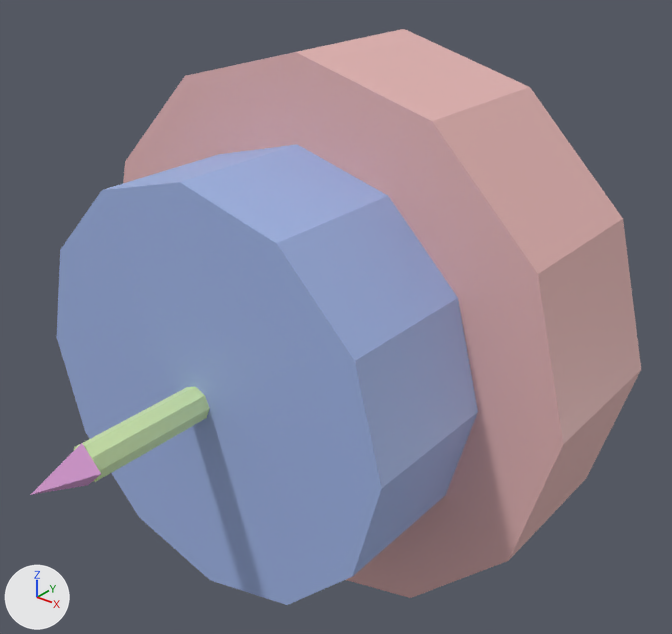
The glTF model public/studio/v2.15.0/d_cake/model.glb, before and after one commit.
The view is the same before and after, from a camera (50 mm lens) standing at (2.67, -3.86, 2.11) and looking at (0.25, -0.83, 0.24). The axes (+X, +Y, +Z) are drawn at lower left. The lights are the same throughout. The first picture is the older version. Where no turn or scale is listed for an object, it has been applied to the vertices.

Script lines for the objects in view, before the commit:
```python
me_geometry_0 = bpy.data.meshes.new('geometry_0')
me_geometry_0.from_pydata(...)  # a 12-sided cylinder along y spanning x -1.4..1.4, y -0.8..0.0, z -1.4..1.4
me_geometry_0.materials.append(mat_defaultmaterial)
me_geometry_1 = bpy.data.meshes.new('geometry_1')
me_geometry_1.from_pydata(...)  # a 12-sided cylinder along y spanning x -1.0..1.0, y -1.5..-0.8, z -1.0..1.0
me_geometry_1.materials.append(mat_defaultmaterial_001)
me_geometry_2 = bpy.data.meshes.new('geometry_2')
me_geometry_2.from_pydata(...)  # an 8-sided cylinder along y spanning x -0.08..0.08, y -2.1..-1.5, z -0.08..0.08
me_geometry_2.materials.append(mat_defaultmaterial_002)
me_geometry_3 = bpy.data.meshes.new('geometry_3')
me_geometry_3.from_pydata(...)  # 6 vertices, 8 faces; spans x -0.1..0.1, y -2.35..-2.1, z -0.1..0.1
me_geometry_3.materials.append(mat_defaultmaterial_003)
ob_part0 = bpy.data.objects.new('part0', me_geometry_0)
ob_part0.location = (0.0, 0.0, 0.0)
ob_part1 = bpy.data.objects.new('part1', me_geometry_1)
ob_part1.location = (0.0, 0.0, 0.0)
ob_part2 = bpy.data.objects.new('part2', me_geometry_2)
ob_part2.location = (0.0, 0.0, 0.0)
ob_part3 = bpy.data.objects.new('part3', me_geometry_3)
ob_part3.location = (0.0, 0.0, 0.0)
```
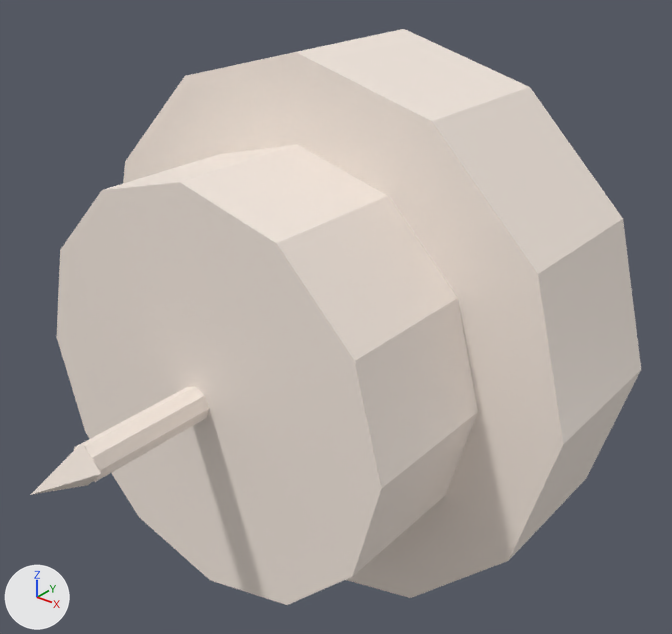
Where the change shows, as pixel boxes (x1, y1, x2, y2) in the pictures (672 x 634 px):
part 1 of me_geometry_0, recoloured (pink to white)
    both: (123, 29, 641, 598)
part 2 of me_geometry_1, recoloured (blue to white)
    both: (57, 145, 478, 605)
part 3 of me_geometry_2, recoloured (green to white)
    both: (74, 387, 210, 482)
part 4 of me_geometry_3, recoloured (pink to white)
    both: (31, 443, 101, 495)

Patch to the scene script:
```diff
--- a/public/studio/v2.15.0/d_cake/model.glb.py
+++ b/public/studio/v2.15.0/d_cake/model.glb.py
@@ me_geometry_0 @@
 me_geometry_0.from_pydata(...)  # 26 vertices, 48 faces; spans x -1.4..1.4, y -0.8..0.0, z -1.4..1.4
 # used by ob_part0; location = (0.0, 0.0, 0.0)
+# me_geometry_0 part 1: 48 faces centred in x -1.34..1.34, y -0.8..0.0, z -1.34..1.34 are repainted in the vertex colours; the middle colour goes from pink #e7b6b4 to white #faeee4
 me_geometry_0.materials.append(mat_defaultmaterial)
@@ me_geometry_1 @@
 me_geometry_1.from_pydata(...)  # 26 vertices, 48 faces; spans x -1.0..1.0, y -1.5..-0.8, z -1.0..1.0
 # used by ob_part1; location = (0.0, 0.0, 0.0)
+# me_geometry_1 part 2: 48 faces centred in x -0.96..0.96, y -1.5..-0.8, z -0.96..0.96 are repainted in the vertex colours; the middle colour goes from blue #a0b5e6 to white #faeee4
 me_geometry_1.materials.append(mat_defaultmaterial_001)
@@ me_geometry_2 @@
 me_geometry_2.from_pydata(...)  # 18 vertices, 32 faces; spans x -0.08..0.08, y -2.1..-1.5, z -0.08..0.08
 # used by ob_part2; location = (0.0, 0.0, 0.0)
+# me_geometry_2 part 3: 32 faces centred in x -0.072..0.072, y -2.1..-1.5, z -0.072..0.072 are repainted in the vertex colours; the middle colour goes from green #d3ecad to white #faeee4
 me_geometry_2.materials.append(mat_defaultmaterial_002)
@@ me_geometry_3 @@
 me_geometry_3.from_pydata(...)  # 6 vertices, 8 faces; spans x -0.1..0.1, y -2.35..-2.1, z -0.1..0.1
 # used by ob_part3; location = (0.0, 0.0, 0.0)
+# me_geometry_3 part 4: 8 faces centred in x -0.033..0.033, y -2.183..-2.1, z -0.033..0.033 are repainted in the vertex colours; the middle colour goes from pink #e3a3db to white #faeee4
 me_geometry_3.materials.append(mat_defaultmaterial_003)
```
